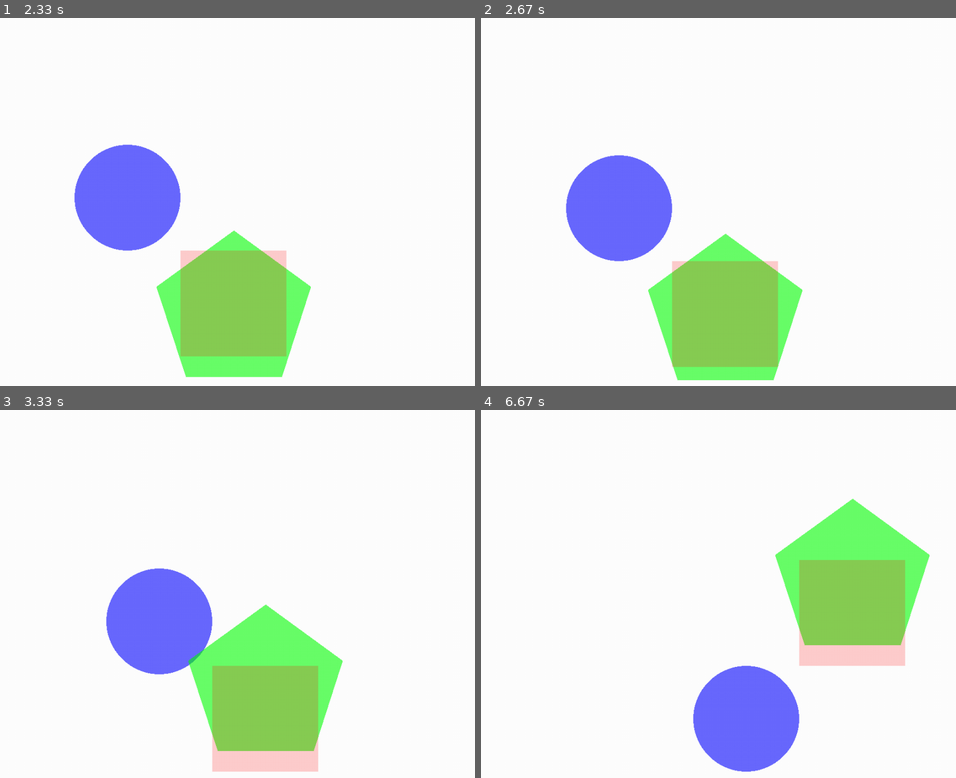
Above: before the commit, frames 1-4 (two rows, left to right).
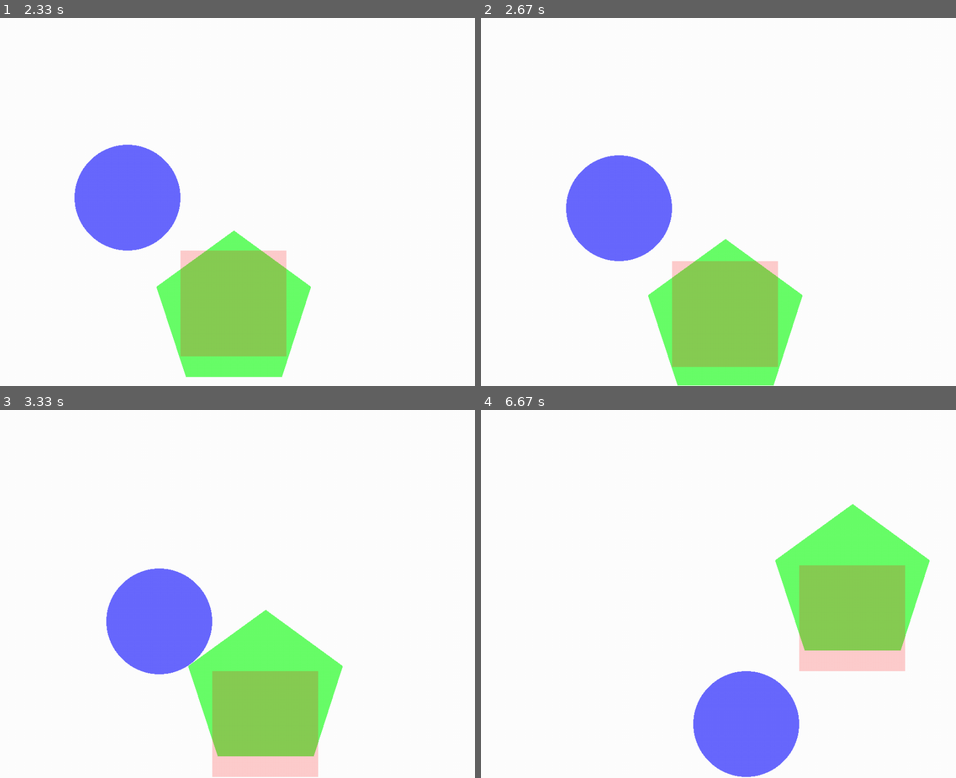
Above: after the commit, the same moments.

Repository: Spyder337/SimplePyGame
Game: pygame game, started from main.py
The game is run twice, just before and just after one commit, with the same random seed, the same clock (stepped at 60 frames per second) and the same inputs.
Inputs:
- Up to frame 1 (2.33 s): no input
- Up to frame 2 (2.67 s): no input
- Up to frame 3 (3.33 s): no input
- Up to frame 4 (6.67 s): no input

Frame 1 is identical in both runs. In frame 2, 1.0% of the frame differs, in the area x 35-68%, y 58-100%; in frame 3, 1.7%; in frame 4, 2.4%, in the area x 44-95%, y 24-100%.

Commit message:
Changed when the objects collides.

Diff:
--- a/game_object.py
+++ b/game_object.py
@@ -26,8 +26,9 @@
         bottom = rect.bottom
         left = rect.left
         right = rect.right
-        boundX = window.BoundsX - 5                 #   Window boundaries
-        boundY = window.BoundsY - 5
+        boundX = window.BoundsX                     #   Window boundaries
+        boundY = window.BoundsY
+
         if(top < 10 or bottom > boundY):
             y = self.velocity[1] * -1
         else:
@@ -36,6 +37,7 @@
             x = self.velocity[0] * -1
         else:
             x = self.velocity[0]
+
         self.change_velocity(x, y)
 
     def change_velocity(self, x, y):
